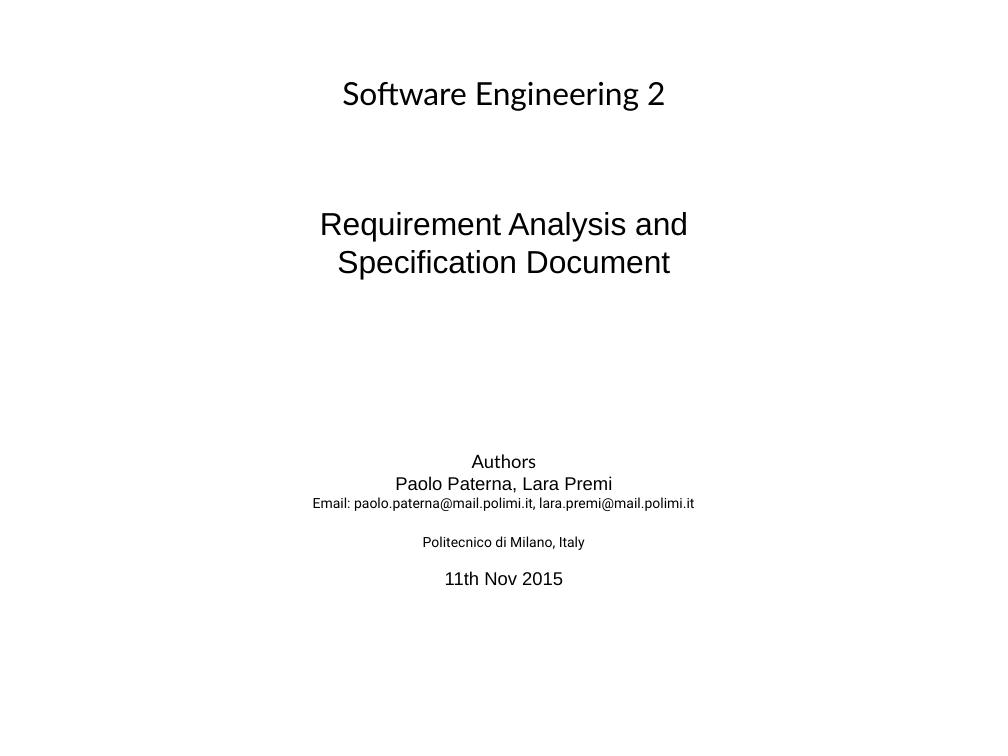
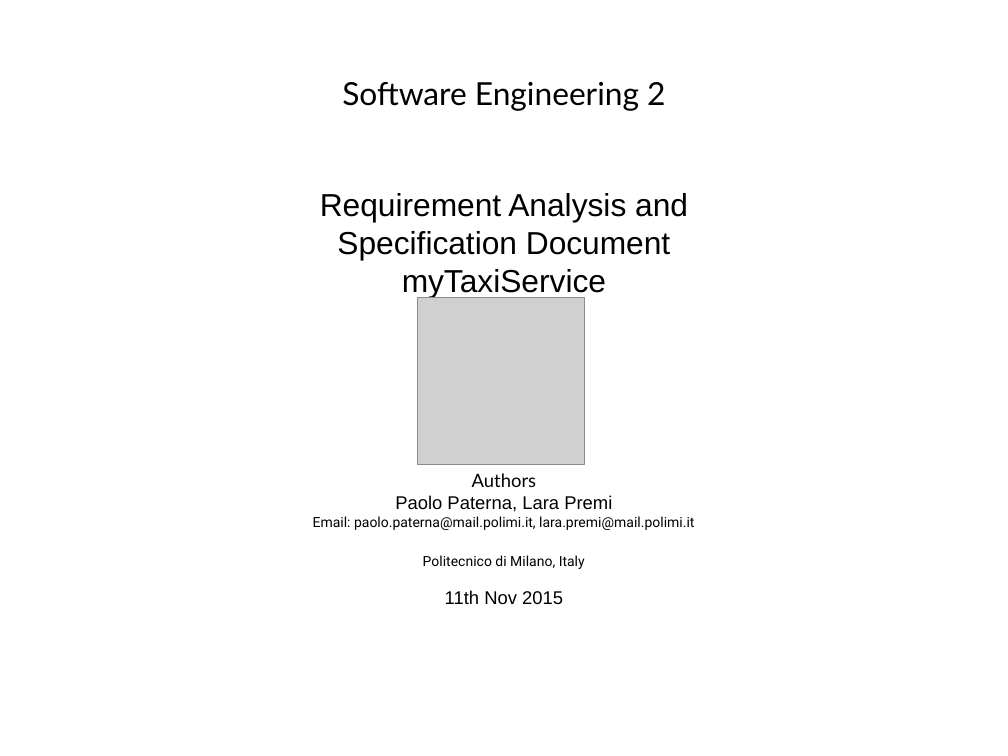
Before and after one commit to Lara17/SoftEng2_15-16, a slide deck: slide 1 of presentations/rasd presentation.odp. Drawn at 1008x756 pixels with LibreOffice and Linux fonts; fonts in the diff are those of the drawing; grey boxes stand for pictures. Boxes give left, top, right and bottom in pixels: in the first picture for what was removed or moved away, otherwise in the second. Text is boxed around its words. In the diff, an @@ line names an element or a change of style, - is before the commit and + after.

```diff
--- a/presentations/rasd presentation.odp
+++ b/presentations/rasd presentation.odp
@@ subtitle "Requirement Analysis and": place and size @@
-subtitle "Requirement Analysis and" at bbox=[313, 212, 694, 585]
+subtitle "Requirement Analysis and" at bbox=[313, 193, 694, 604]
@@ subtitle at bbox=[402, 269, 606, 297]: paragraph added @@
+myTaxiService
@@ picture added at bbox=[418, 297, 585, 465] @@
```
Also in this commit, not shown: 1 other slide changed, 11 slides added, 3 other files.
